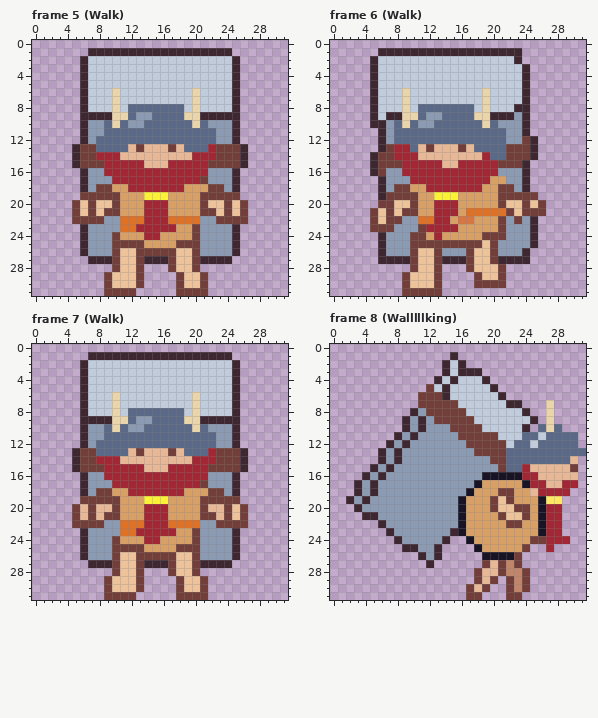
Pixel-art file -- Refreezerator/Assets/Art/2D/viking.ase. The picture above was drawn from the file before the commit.
32x32 pixels, 12 frames. Shown: frame 5 (Walk), frame 6 (Walk), frame 7 (Walk), frame 8 (Walllllking). The commit also changed other frames, which this record leaves out.
New version:
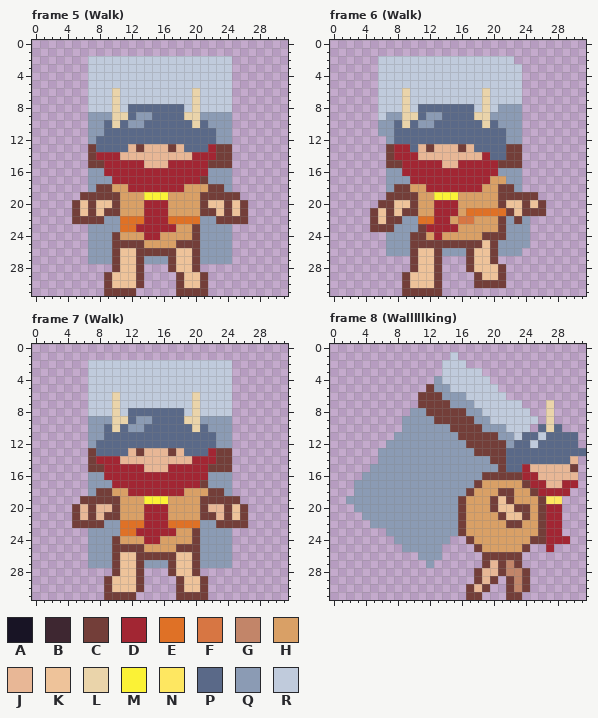
Palette (. is transparent): A #181425  B #3e2731  C #733e39  D #a22633  E #df7126  F #d77643  G #c28569  H #d9a066  J #e8b796  K #eec39a  L #ead4aa  M #fbf236  N #fee761  P #5a6988  Q #8b9bb4  R #c0cbdc
The exact change:
Frame 5 (Walk), layer "Fridge":
y 1: x 7..24 BBBBBBBBBBBBBBBBBB -> ..................
y 2..8: x 6 B -> .; x 25 B -> .
y 9: x 6..9 BBBB -> .QQQ; x 21..25 BBBBB -> QQQQ.
y 10..12: x 6 B -> .; x 25 B -> .
y 13..15: x 5..6 BC -> ..; x 25..26 CB -> ..
y 16..18: x 6 B -> .; x 25 B -> .
y 23..26: x 6 B -> .; x 25 B -> .
y 27: x 7..9 BBB -> QQQ; x 14..16 BBB -> QQQ; x 21..24 BBBB -> QQQQ
Frame 6 (Walk), layer "Fridge":
y 1: x 6..23 BBBBBBBBBBBBBBBBBB -> ..................
y 2: x 5 B -> .; x 23 B -> .
y 3..7: x 5 B -> .; x 24 B -> .
y 8: x 5 B -> .; x 21..24 RRBB -> QQQ.
y 9: x 5 B -> .; x 7..8 BB -> QQ; x 20..22 BBB -> QQQ; x 24 B -> .
y 10: x 5..6 BB -> .Q; x 24 B -> .
y 11: x 6 B -> Q; x 24 B -> .
y 12..13: x 6 B -> .; x 24..25 CB -> ..
y 14: x 5..6 BC -> ..; x 24..25 CB -> ..
y 15..16: x 5..6 BC -> ..; x 24 B -> .
y 17..18: x 6 B -> .; x 24 B -> .
y 19: x 6 B -> .
y 22..23: x 25 B -> .
y 24..25: x 6 B -> .; x 25 B -> .
y 26: x 6 B -> .; x 24 B -> .
y 27: x 6..9 BBBB -> ....; x 14..16 BBB -> ...; x 21..24 BBBB -> ....
Frame 7 (Walk), layer "Fridge": the same change as frame 5 (Walk)
Frame 8 (Walllllking), layers "Head", "Body", "Fridge":
y 1: x 15 B -> R
y 2: x 14 B -> R; x 16 B -> R
y 3: x 14 B -> R; x 16..18 BBB -> RRR
y 4: x 13 B -> Q; x 15 B -> R; x 19 B -> R
y 5: x 13..14 RB -> QQ; x 20 B -> R
y 6: x 14..16 BRR -> QQQ; x 21 B -> R
y 7: x 15..17 CRR -> QQQ; x 22..23 BB -> RR
y 8: x 10 B -> Q; x 17..18 RR -> QQ; x 24 B -> R
y 9: x 9 B -> Q; x 11 B -> Q; x 18..19 RR -> QQ; x 25 B -> R
y 10: x 9 B -> Q; x 11 B -> Q; x 19..21 RRR -> QQQ; x 24 B -> R
y 11: x 8 B -> Q; x 10 B -> Q; x 21..22 RR -> QQ
y 12: x 7 B -> Q; x 9 B -> Q; x 22 R -> Q
y 13..14: x 6 B -> Q; x 8 B -> Q
y 15: x 5 B -> Q; x 7 B -> Q
y 16: x 4 B -> Q; x 6 B -> Q; x 19..23 AAAAA -> CCCCC
y 17: x 3 B -> Q; x 5 B -> Q; x 18 A -> C; x 24 A -> C
y 18: x 3 B -> Q; x 5 B -> Q; x 17 A -> C; x 25 J -> C
y 19: x 2 B -> Q; x 4 B -> Q; x 16 A -> C; x 26 A -> C
y 20: x 3 B -> Q; x 16 A -> C; x 26 A -> C
y 21: x 4..5 BB -> QQ; x 16 A -> C; x 26 A -> C
y 22: x 5..6 .B -> QQ; x 16 A -> C; x 26 A -> C
y 23: x 7 B -> Q; x 15..16 BA -> QC; x 26 A -> C
y 24: x 8 B -> Q; x 14 B -> Q; x 17 A -> C
y 25: x 9..10 BB -> QQ; x 13 B -> Q; x 18 A -> C
y 26: x 11 B -> Q; x 13 B -> Q; x 19..22 AAAA -> CCCC
y 27: x 12 B -> Q
Changed places in both pictures, as pixel boxes (x1, y1, x2, y2):
changed: (72, 48, 248, 264)
changed: (370, 48, 538, 264)
changed: (72, 352, 248, 568)
changed: (346, 352, 546, 568)
